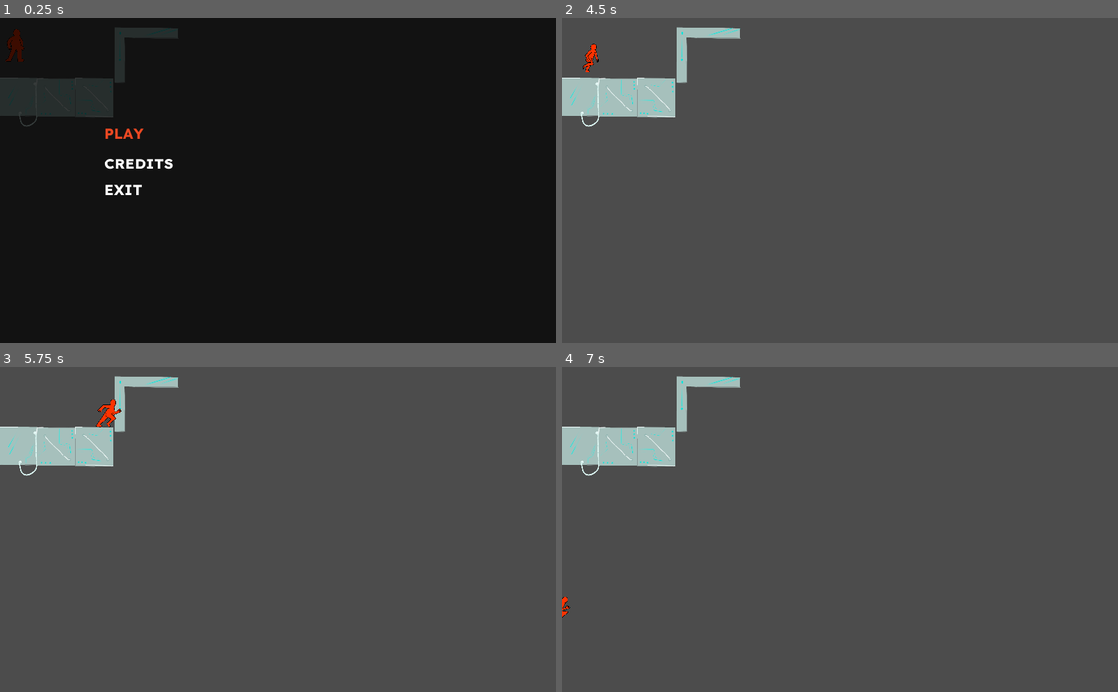
Above: before the commit, frames 1-4 (two rows, left to right).
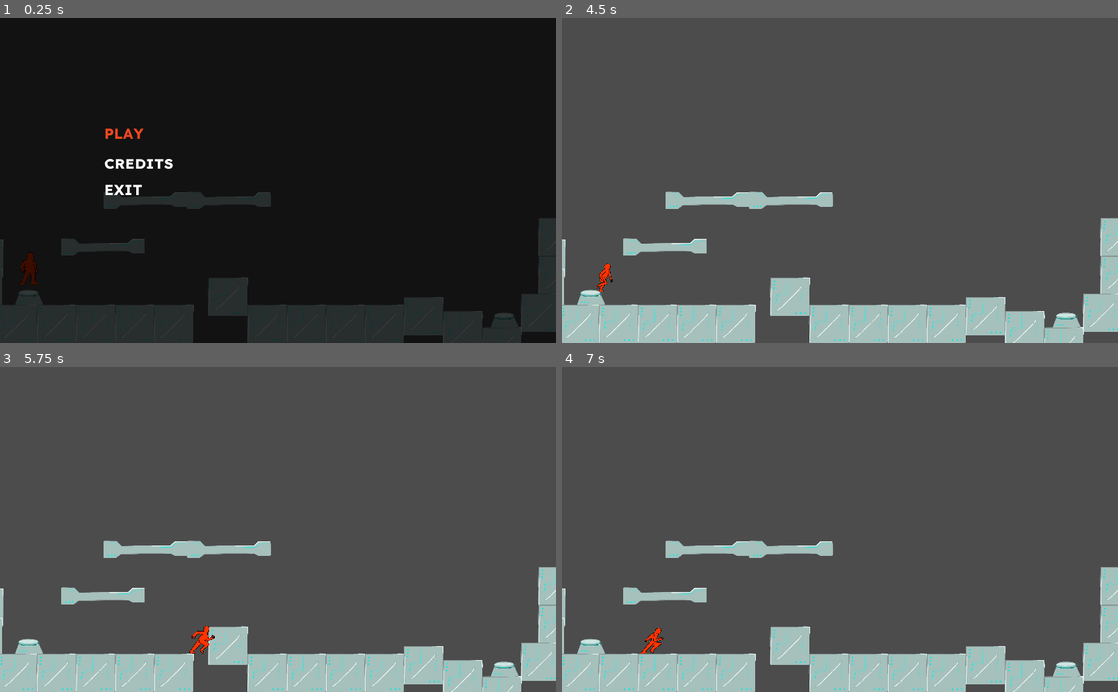
Above: after the commit, the same moments.

Repository: gobggj2022/GGJ-
Game: Godot game, scene res://src/Main/Game.tscn
The game is run twice, just before and just after one commit, with the same random seed, the same clock (stepped at 60 frames per second) and the same inputs.
Inputs:
- Up to frame 1 (0.25 s): no input
- Up to frame 2 (4.5 s): click "PLAY" at 0.5 s; click "PLAY" at 1.25 s; hold Right (ui_right) 2.03-3.53 s; tap Space (ui_select) at 2.27, 3.02 s; tap Enter at 2.75 s; hold Left (ui_left) 3.53-4.28 s; hold Right (ui_right) from 4.28 s (still down)
- Up to frame 3 (5.75 s): keep holding Right (ui_right); tap Space (ui_select) at 4.52, 5.27 s
- Up to frame 4 (7 s): release Right (ui_right) at 5.78 s; hold Left (ui_left) 5.78-6.53 s; tap Space (ui_select) at 6.02 s; hold Right (ui_right) from 6.53 s (still down)

The runs differ from the first frame. In frame 1, 16% of the frame differs, in the area x 0-100%, y 2-100%; in frame 2, 17%; in frame 3, 17%; in frame 4, 17%.

Commit message:
dev schlag menu

Diff:
--- a/src/Level/Level.tscn
+++ b/src/Level/Level.tscn
@@ -1,7 +1,8 @@
-[gd_scene load_steps=3 format=2]
+[gd_scene load_steps=4 format=2]
 
 [ext_resource path="res://assets/level_tileset.tres" type="TileSet" id=1]
 [ext_resource path="res://src/Player/Player.tscn" type="PackedScene" id=2]
+[ext_resource path="res://src/Level/SocleDepart.tscn" type="PackedScene" id=3]
 
 [node name="Level" type="Node2D"]
 
@@ -11,10 +12,18 @@
 tile_set = ExtResource( 1 )
 cell_size = Vector2( 10, 10 )
 format = 1
-tile_data = PoolIntArray( -524182, -2147483631, 0, 2555904, 3, 0, 2555939, 4, 0, 2555974, -2147483644, 0 )
+tile_data = PoolIntArray( 9437280, 536870913, 0, 9437357, 536870913, 0, 10223580, 536870916, 0, 11010545, 536870916, 0, 12255289, 536870913, 0, 12386272, 536870916, 0, 13304305, 536870916, 0, 14155743, 536870916, 0, 14614721, 536870916, 0, 15598049, 536870916, 0, 15794549, 536870916, 0, 16318463, 536870916, 0, 16252963, 536870916, 0, 16252999, 536870916, 0, 16253035, 536870916, 0, 16253071, 536870916, 0, 16253157, 536870916, 0, 16253193, 536870916, 0, 16253229, 536870916, 0, 16253265, 536870916, 0, 16646553, 536870916, 0, 17629629, 536870916, 0 )
+
+[node name="DepartBlanc" parent="." instance=ExtResource( 3 )]
+position = Vector2( 58, 516 )
+scale = Vector2( 0.184406, 0.184406 )
+
+[node name="ArriveeBlanc" parent="." instance=ExtResource( 3 )]
+position = Vector2( 934, 558 )
+scale = Vector2( 0.184406, 0.184406 )
 
 [node name="Player" parent="." instance=ExtResource( 2 )]
 pause_mode = 1
-position = Vector2( 26, 51 )
+position = Vector2( 51, 463 )
 scale = Vector2( 0.05, 0.05 )
 motion/sync_to_physics = false
--- /dev/null
+++ b/src/Level/SocleDepart.tscn
@@ -0,0 +1,15 @@
+[gd_scene load_steps=2 format=2]
+
+[ext_resource path="res://assets/plaforms/depart blanc.png" type="Texture" id=1]
+
+[node name="DepartBlanc" type="StaticBody2D"]
+position = Vector2( 26, 519 )
+scale = Vector2( 0.131189, 0.131189 )
+
+[node name="DepartBlanc" type="Sprite" parent="."]
+position = Vector2( -7.62256, 7.62256 )
+texture = ExtResource( 1 )
+
+[node name="CollisionPolygon2D" type="CollisionPolygon2D" parent="."]
+position = Vector2( -7.62259, 7.62256 )
+polygon = PoolVector2Array( -152.452, 68.6033, 121.961, 68.6033, 68.6033, -68.6033, -30.4904, -83.8486, -114.339, -60.9807 )
--- a/src/Player/Player.tscn
+++ b/src/Player/Player.tscn
@@ -31,7 +31,7 @@
 
 [node name="AnimatedSprite" type="AnimatedSprite" parent="."]
 frames = ExtResource( 1 )
-animation = "dash"
+animation = "idle"
 
 [node name="DashTimer" type="Timer" parent="."]
 wait_time = 1.5
